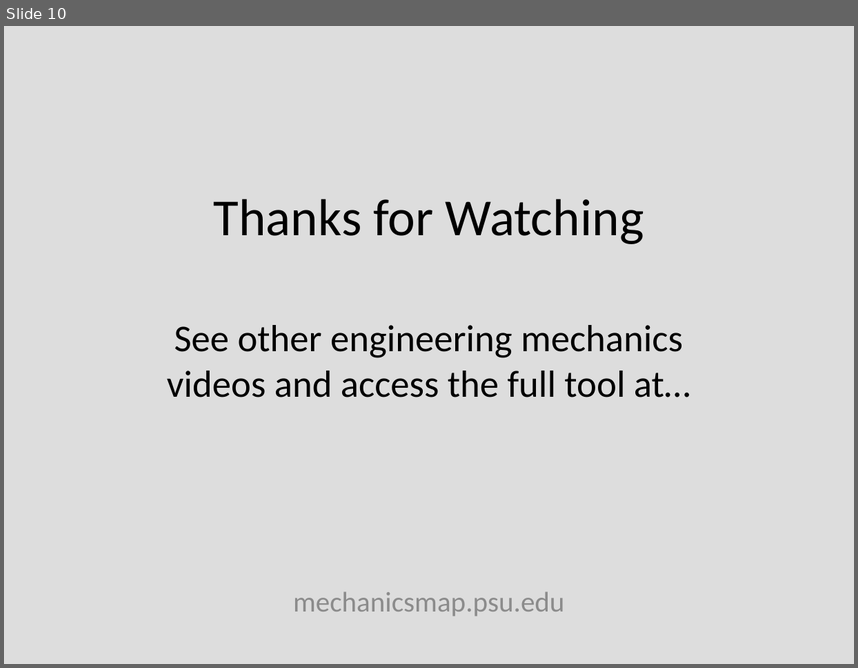
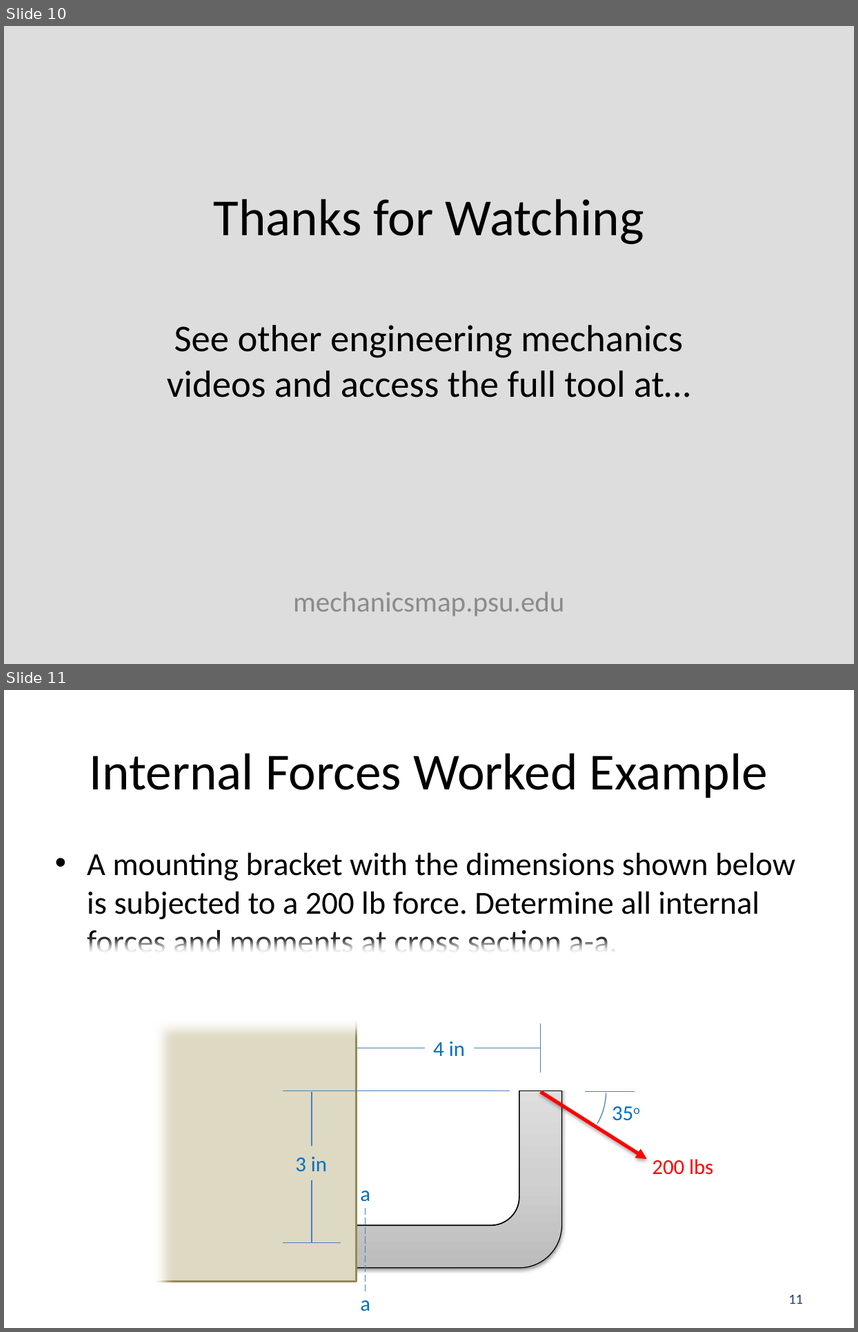
Before and after one commit to JacobMoore/mechanics_textbook, a slide deck: Lecture Slides/VideoLectureSlides/6.2.pptx. Shown one above the other, each under a label of ours: slide 10 before the commit, slides 10 and 11 after it. The pictures are 858x668 and 858x1332 pixels, drawn with LibreOffice and Linux fonts; fonts in the diff are those of the drawing; background and template pictures are left out. Boxes give left, top, right and bottom in pixels: in the first picture for what was removed or moved away, otherwise in the second. Text is boxed around its words. In the diff, an @@ line names an element or a change of style, - is before the commit and + after.

Commit message:
Chapter 6 Worked Problems
Added Worked problems to sections 6.2, 6.3, and 6.4

```diff
--- a/Lecture Slides/VideoLectureSlides/6.2.pptx
+++ b/Lecture Slides/VideoLectureSlides/6.2.pptx
@@ slide 11 added at (4,690,854,1328), background #FFFFFF @@
@@ title added at (89,753,768,798), 44 pt, text #000000 @@
+Internal Forces Worked Example
@@ text added at (87,852,795,949), 27.2 pt, text #000000 @@
+• A mounting bracket with the dimensions shown below is subjected to a 200 lb force. Determine all internal forces and moments at cross section a-a.
@@ frame added at (67,932,691,1328), fill #FFFFFF @@
@@ group added at (133,956,626,1281): 2 rounded rectangles, 2 rectangles, 1 line @@
@@ text added at (433,1041,465,1056), 18 pt, text #0070C0 @@
+4 in
@@ arc (boxed as its full ellipse) added at (478,1027,606,1155), outline #4B7EBC 0.75 pt @@
@@ line added from (540, 1072) to (540, 1023), #4B7EBC 0.75 pt @@
@@ line added from (540, 1048) to (357, 1048), #4B7EBC 0.75 pt @@
@@ line added from (510, 1090) to (283, 1090), #4B7EBC 0.75 pt @@
@@ line added from (312, 1092) to (312, 1243), #4B7EBC 0.75 pt @@
@@ arrow added from (540, 1092) to (646, 1159), #FF0000 3 pt @@
@@ line added from (584, 1092) to (635, 1092), #4B7EBC 0.75 pt @@
@@ text added at (604,1094,650,1129), 18 pt, text #0070C0 @@
+35o
@@ text added at (295,1156,327,1172), 18 pt, text #0070C0 @@
+3 in
@@ text added at (652,1159,713,1174), 18 pt, text #FF0000 @@
+200 lbs
@@ text added at (360,1190,370,1201), 18 pt, text #0070C0 @@
+a
@@ line added from (366, 1208) to (366, 1292), #4B7EBC 0.75 pt dashed @@
@@ line added from (341, 1243) to (283, 1243), #4B7EBC 0.75 pt @@
@@ text added at (360,1300,370,1311), 18 pt, text #0070C0 @@
+a
@@ page number added at (789,1294,803,1303), 12 pt, text #254061 @@
+11
```
Also in this commit, not shown: 1 other slide added, 18 other files.
